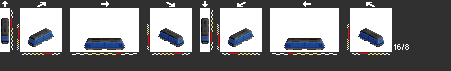
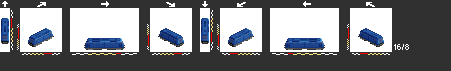
Layers edited between the first and the second (451, 71) image:
painted on "me" over [left=1, top=18, right=383, bottom=42]
